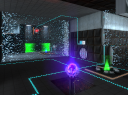
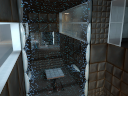
Before/after of a 128x128 layered artwork. What changed in the layer stack:
added layer "menu_thumb_p2coop_13.tga" above "menu_thumb_p2coop_14.tga" over [0,0,128,96]
hid "menu_thumb_rex2c_box_separation" over [0,0,128,95]